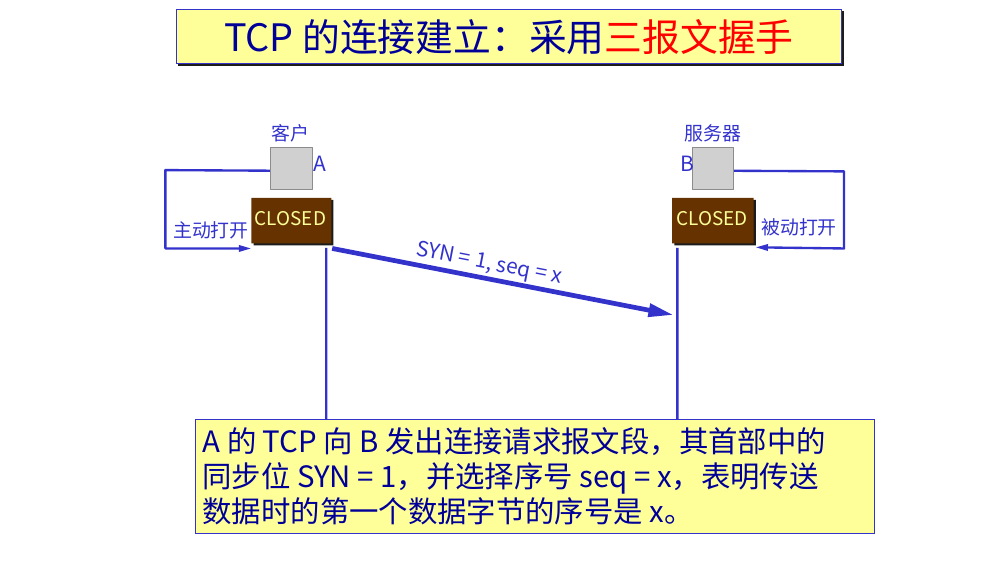
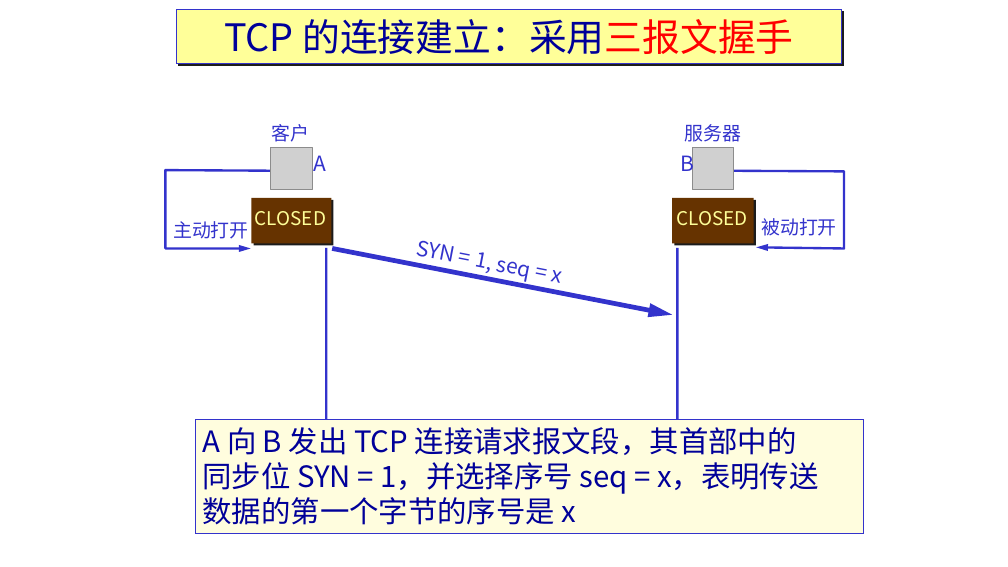
Before and after one commit to network-whu/2021, a slide deck: slide 194 of slides/instruction/05.pptx. Drawn at 1008x567 pixels with LibreOffice and Linux fonts; fonts in the diff are those of the drawing; grey boxes stand for pictures. Boxes give left, top, right and bottom in pixels: in the first picture for what was removed or moved away, otherwise in the second. Text is boxed around its words. In the diff, an @@ line names an element or a change of style, - is before the commit and + after.

```diff
--- a/slides/instruction/05.pptx
+++ b/slides/instruction/05.pptx
@@ rectangle "A 向 B 发出 TCP ...": place and size @@
-rectangle "A 向 B 发出 TCP ..." at [195, 419, 874, 533]
+rectangle "A 向 B 发出 TCP ..." at [195, 419, 864, 533]
@@ rectangle "A 向 B 发出 TCP ..." at [195, 419, 864, 533]: fill #FFFF99 to #FFFDDE @@
@@ text in rectangle at [203, 427, 797, 455]: text changed @@
-A 的 TCP 向 B 发出连接请求报文段，其首部中的
+A 向 B 发出 TCP 连接请求报文段，其首部中的
@@ text in rectangle at [203, 497, 576, 525]: text changed @@
-数据时的第一个数据字节的序号是 x。
+数据的第一个字节的序号是 x
```
Also in this commit, not shown: 16 other slides changed, 1 other file.
